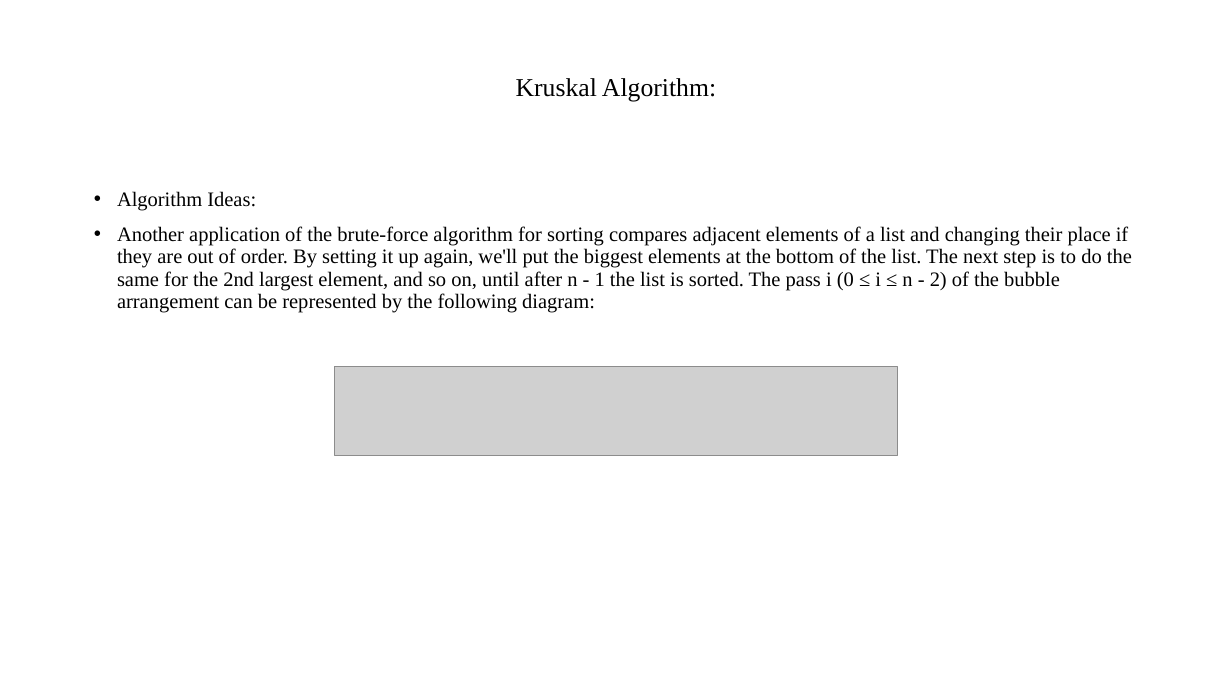
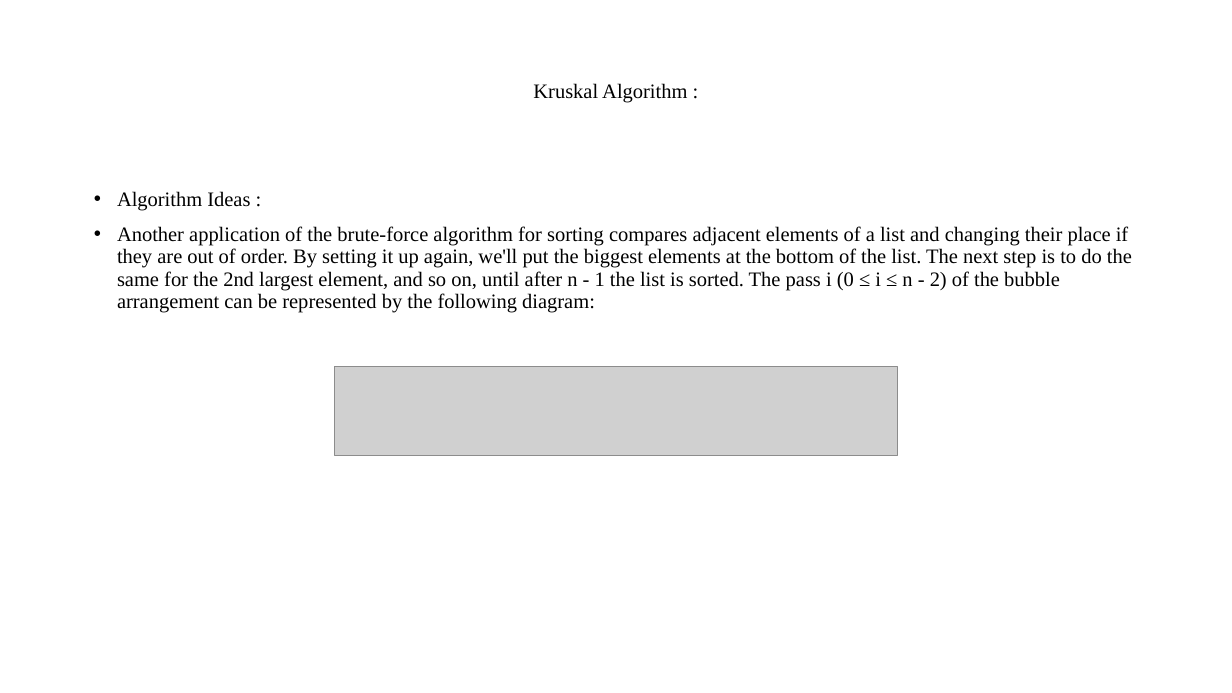
Before and after one commit to nqcccccc/designAndAlgorithm, a slide deck: slide 24 of bestone/BLANC.pptx. Drawn at 1232x693 pixels with LibreOffice and Linux fonts; fonts in the diff are those of the drawing; grey boxes stand for pictures. Boxes give left, top, right and bottom in pixels: in the first picture for what was removed or moved away, otherwise in the second. Text is boxed around its words. In the diff, an @@ line names an element or a change of style, - is before the commit and + after.

```diff
--- a/bestone/BLANC.pptx
+++ b/bestone/BLANC.pptx
@@ title at (533,83,687,103): text changed; size 20 to 16 pt @@
-Kruskal Algorithm:
+Kruskal Algorithm :
@@ text at (117,191,250,211): spaces changed @@
-• Algorithm Ideas:
+• Algorithm Ideas :
```
Also in this commit, not shown: 33 other slides changed.
